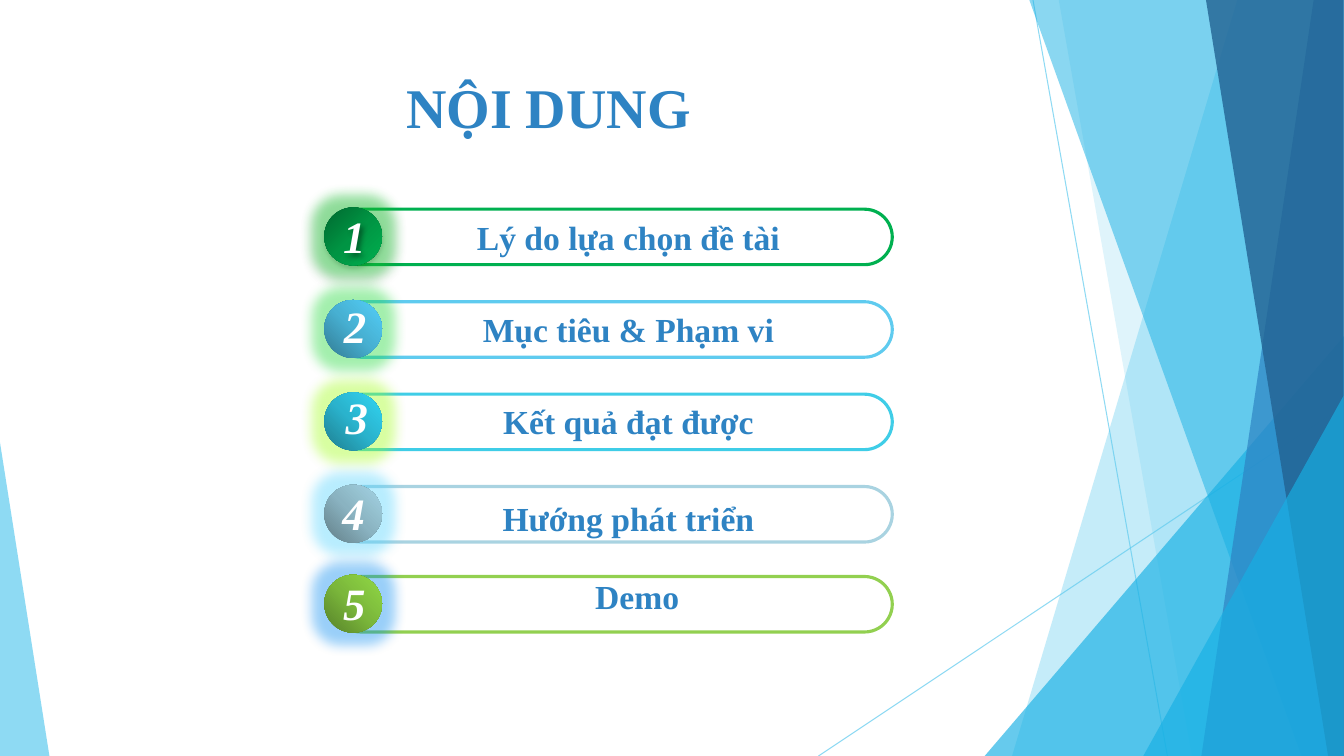
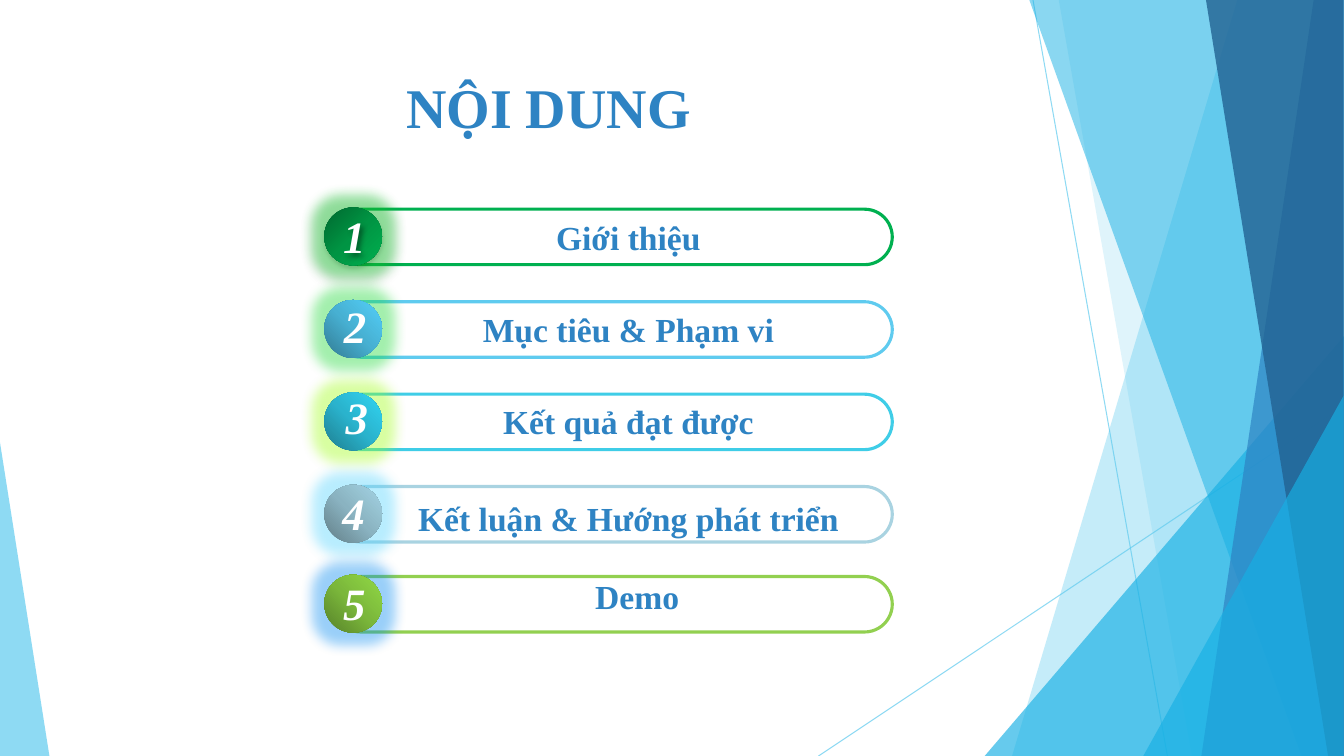
Before and after one commit to tuyennta/JobRecSys, a slide deck: slide 2 of Documents/Báo cáo/Bao cao KLTN_2.pptx. Drawn at 1344x756 pixels with LibreOffice and Linux fonts; fonts in the diff are those of the drawing. Boxes give left, top, right and bottom in pixels: in the first picture for what was removed or moved away, otherwise in the second. Text is boxed around its words. In the diff, an @@ line names an element or a change of style, - is before the commit and + after.

```diff
--- a/Documents/Báo cáo/Bao cao KLTN_2.pptx
+++ b/Documents/Báo cáo/Bao cao KLTN_2.pptx
@@ text at box(556, 226, 701, 256): text changed @@
-Lý do lựa chọn đề tài
+Giới thiệu
@@ text at box(418, 506, 839, 538): text changed @@
-Hướng phát triển
+Kết luận & Hướng phát triển
```
Also in this commit, not shown: 7 other slides changed, 5 slides added, 1 other file.
